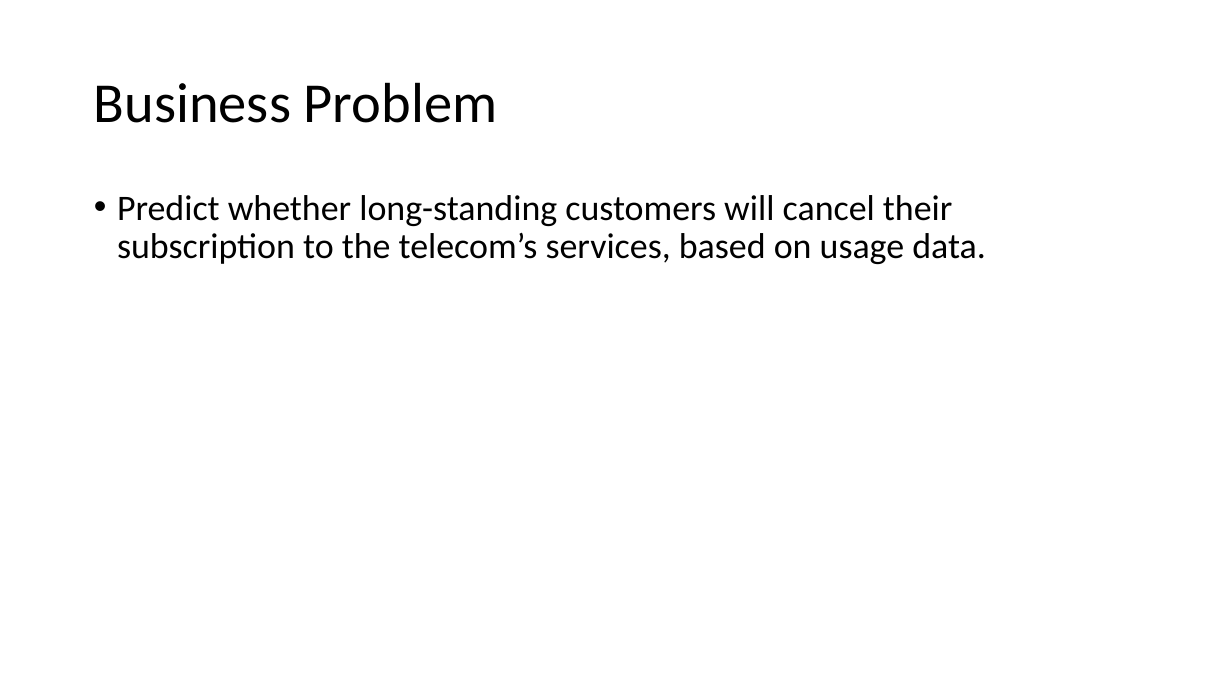
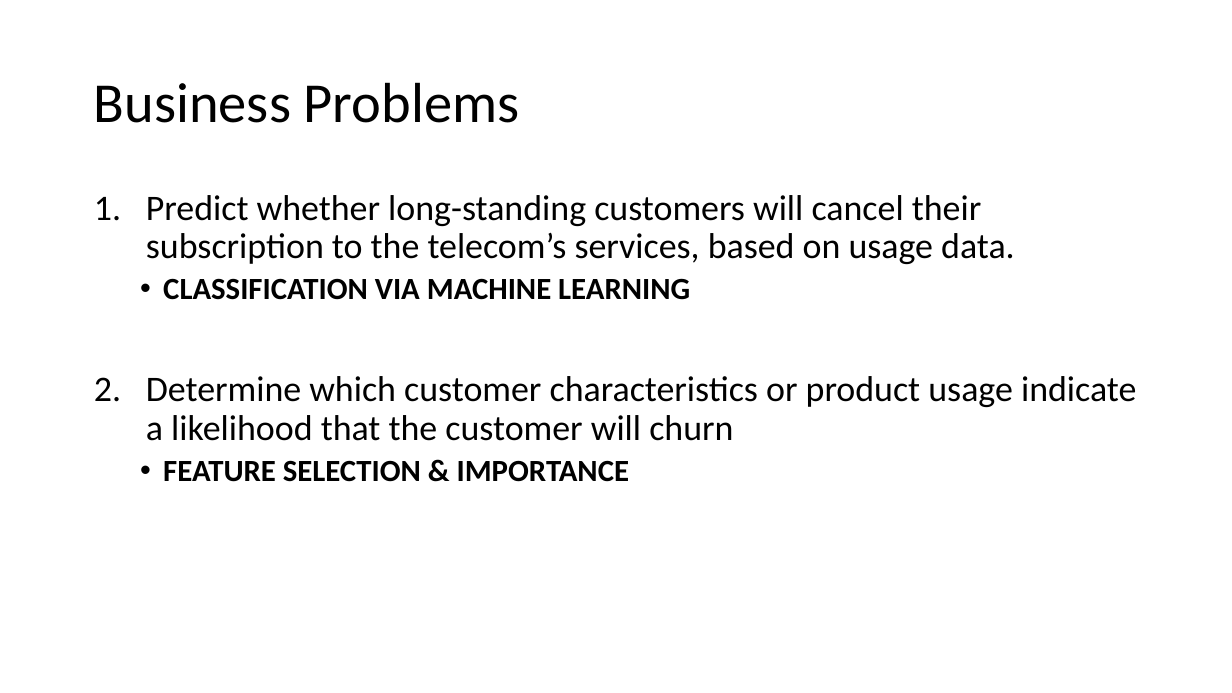
Before and after one commit to RhysZH/GA-DAT9-Projects1, a slide deck: slide 4 of R_Morgan_Project4_Files/R_Morgan_Project4_Presentation.pptx. Drawn at 1232x693 pixels with LibreOffice and Linux fonts; fonts in the diff are those of the drawing. Boxes give left, top, right and bottom in pixels: in the first picture for what was removed or moved away, otherwise in the second. Text is boxed around its words. In the diff, an @@ line names an element or a change of style, - is before the commit and + after.

```diff
--- a/R_Morgan_Project4_Files/R_Morgan_Project4_Presentation.pptx
+++ b/R_Morgan_Project4_Files/R_Morgan_Project4_Presentation.pptx
@@ title at (94, 82, 519, 123): text changed @@
-Business Problem
+Business Problems
@@ text at (146, 195, 1015, 264): bullet • to 1. @@
@@ text at (146, 278, 1136, 482): paragraphs added @@
+  • CLASSIFICATION VIA MACHINE LEARNING
+2. Determine which customer characteristics or product usage indicate a likelihood that the customer will churn
+  • FEATURE SELECTION & IMPORTANCE
```
Also in this commit, not shown: 2 other slides changed, 3 slides added, 2 slides removed, 6 other files.
